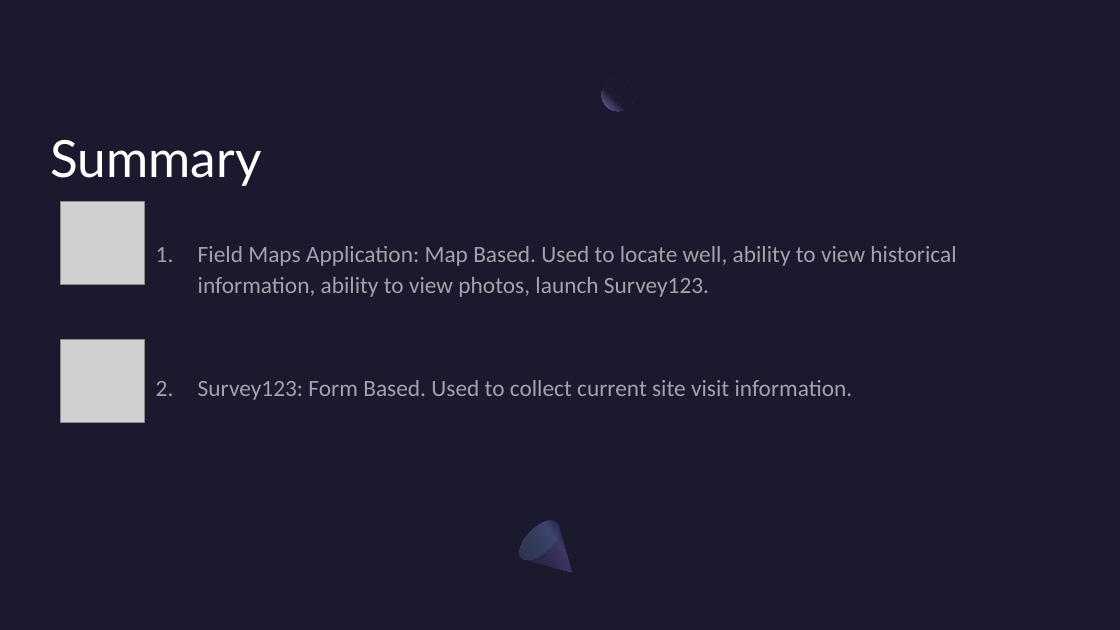
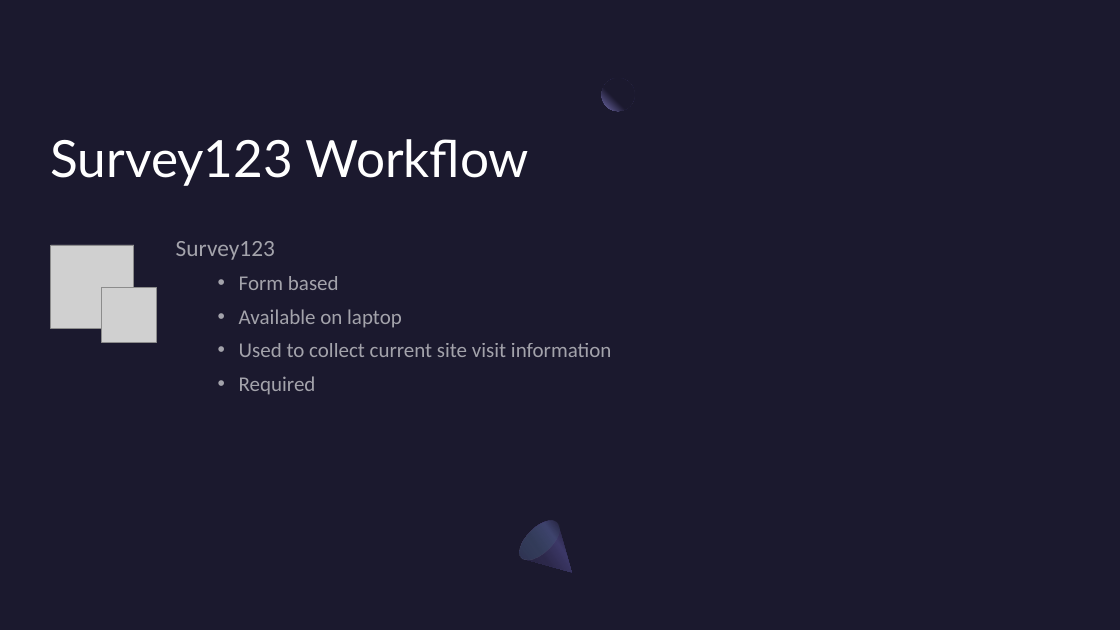
Before and after one commit to NWFWMD-IT/Hydrologic-Monitoring-Project, a slide deck: slide 2 of documents/user_guides/Hydrologic-Monitoring-Project-Fieldwork-Instructions.pptx. Drawn at 1120x630 pixels with LibreOffice and Linux fonts; fonts in the diff are those of the drawing; grey boxes stand for pictures. Boxes give left, top, right and bottom in pixels: in the first picture for what was removed or moved away, otherwise in the second. Text is boxed around its words. In the diff, an @@ line names an element or a change of style, - is before the commit and + after.

```diff
--- a/documents/user_guides/Hydrologic-Monitoring-Project-Fieldwork-Instructions.pptx
+++ b/documents/user_guides/Hydrologic-Monitoring-Project-Fieldwork-Instructions.pptx
@@ title at (51,139,529,186): text changed @@
-Summary
+Survey123 Workflow
@@ picture removed at (60,202,144,285) @@
@@ picture: place and size @@
-picture at (60,339,144,423)
+picture at (50,245,134,329)
@@ text at (176,241,611,357): text changed; size 20 to 18 pt @@
-1. Field Maps Application: Map Based. Used to locate well, ability to view historical information, ability to view photos, launch Survey123.
-2. Survey123: Form Based. Used to collect current site visit information.
+Survey123
+  • Form based
+  • Available on laptop
+  • Used to collect current site visit information
+  • Required
@@ picture added at (102,288,156,343) @@
```
Also in this commit, not shown: 4 other slides changed, 4 slides added, 1 slide removed.
